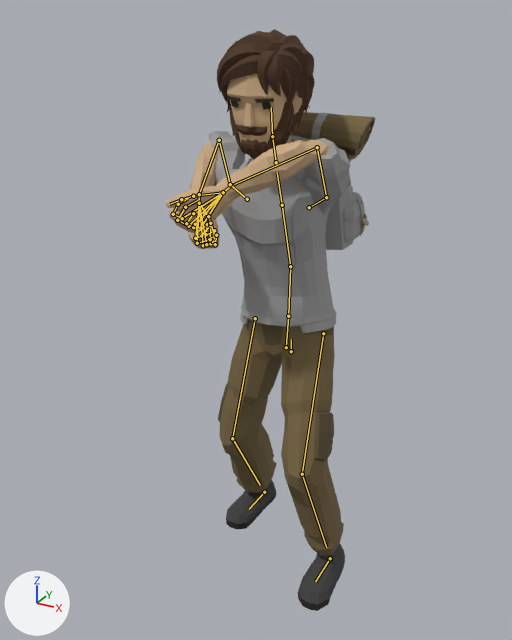
The glTF model assets/art/3d/clips-foot.glb as it was, and as the next commit left it.
Both versions are drawn from a camera (50 mm lens) standing at (0.9, -1.911, 1.79) and looking at (-0.045, -0.193, 0.931). Arrows for +X, +Y and +Z are at lower left; the lights stay in place. The first picture is the older version. Both versions are drawn at frame 21 of the action 'Mine'; the numbers are the values there. The bones that change, and the others that lie on the model, are drawn over the model as lines.

In view in the first picture: 'Adventurer_Body', 'Adventurer_Feet', 'Adventurer_Head', 'Adventurer_Legs', 'Backpack'.
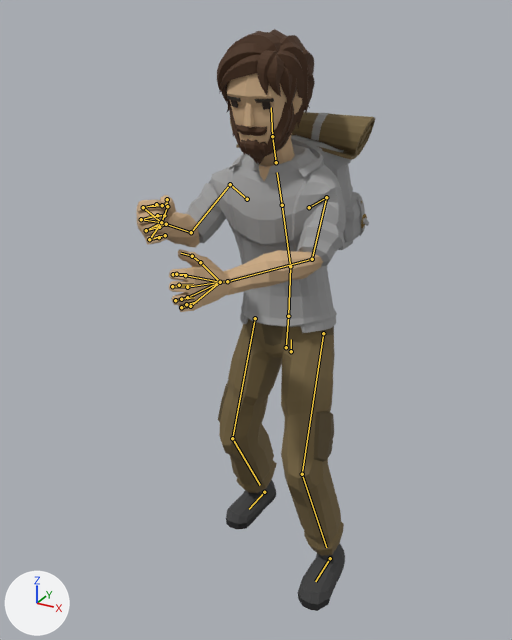
What differs and where, as boxes (x1, y1, x2, y2) in the pictures (512 x 640 px):
'Adventurer_Body', posed (13% wider)
    before: (166, 131, 351, 333)
    after: (137, 138, 346, 333)
bone 'UpperArm.L', root to tip
    before: (326, 197) to (317, 147)
    after: (326, 197) to (312, 259)
bone 'LowerArm.L', root to tip
    before: (317, 147) to (231, 185)
    after: (312, 259) to (227, 281)
bone 'Wrist.L', root to tip
    before: (231, 185) to (223, 192)
    after: (227, 281) to (220, 282)
bone 'UpperArm.R', root to tip
    before: (230, 184) to (219, 140)
    after: (230, 184) to (191, 232)
bone 'LowerArm.R', root to tip
    before: (219, 140) to (199, 194)
    after: (191, 232) to (165, 224)
bone 'Wrist.R', root to tip
    before: (199, 194) to (199, 203)
    after: (165, 224) to (161, 222)

The edits, one by one:
Bone 'UpperArm.L' (bone_upperarm_l) turns from (77, -13, -123) to (-106, -54, 22) degrees about its own x, y and z.
Bone 'LowerArm.L' (bone_lowerarm_l) turns from (-107, 9, 106) to (-62, 23, -53) degrees about its own x, y and z.
Bone 'Wrist.L' (bone_wrist_l) turns from (14, -2, 2) to (37, -5, -19) degrees about its own x, y and z.
Bone 'UpperArm.R' (bone_upperarm_r) turns from (75, 66, 26) to (-136, 45, -76) degrees about its own x, y and z.
Bone 'LowerArm.R' (bone_lowerarm_r) turns from (-156, -8, -20) to (-69, 7, 32) degrees about its own x, y and z.
Bone 'Wrist.R' (bone_wrist_r) turns from (-9, 2, -13) to (0, 0, 5) degrees about its own x, y and z.
